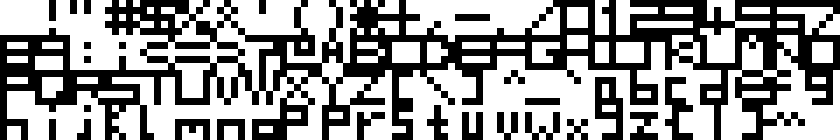
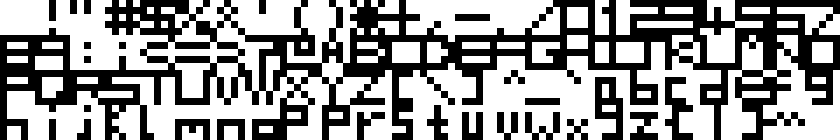
Layer changes from the first 840 x 140 image to the second:
painted on "Background" over [763, 21, 770, 28]
